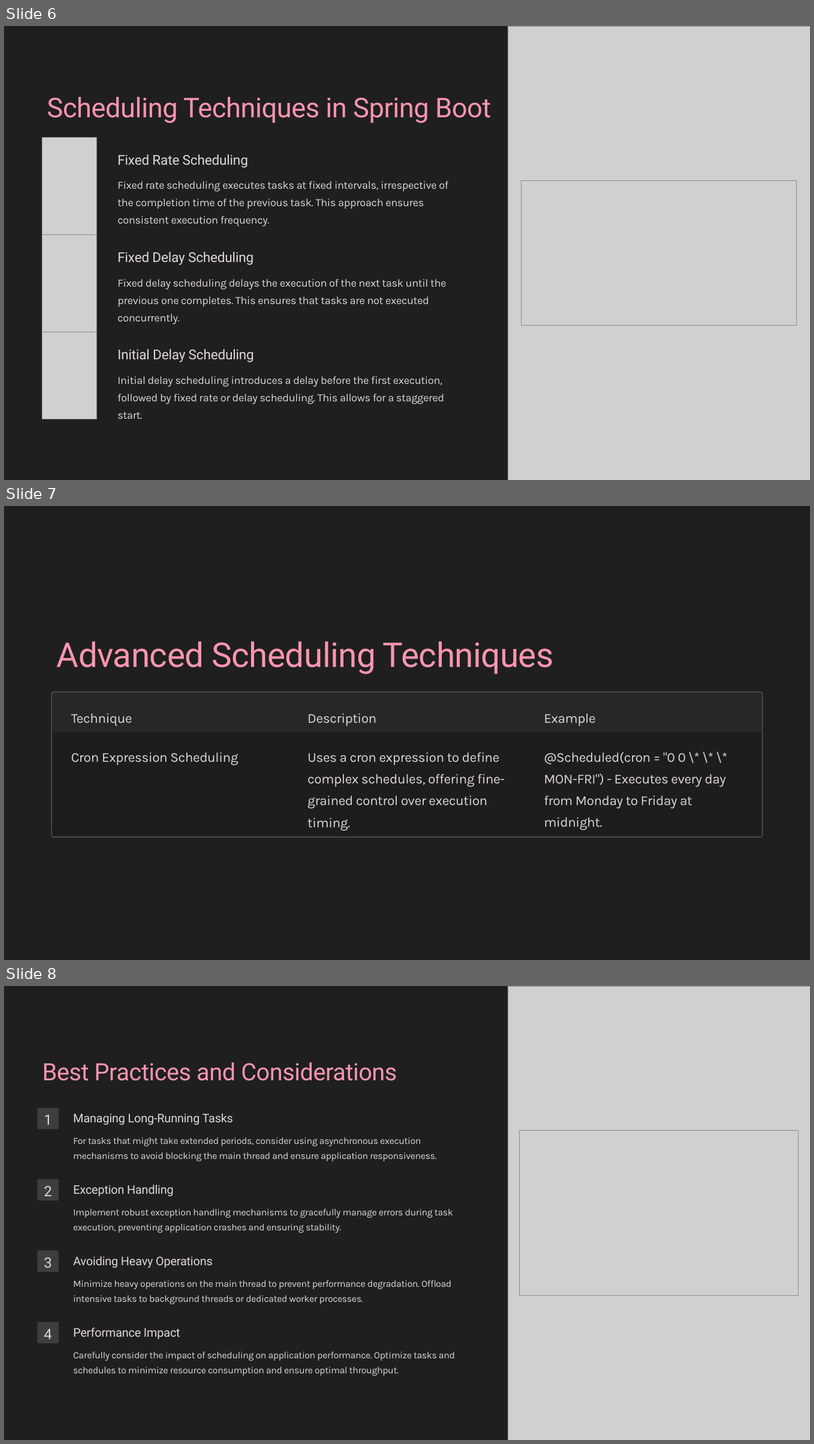
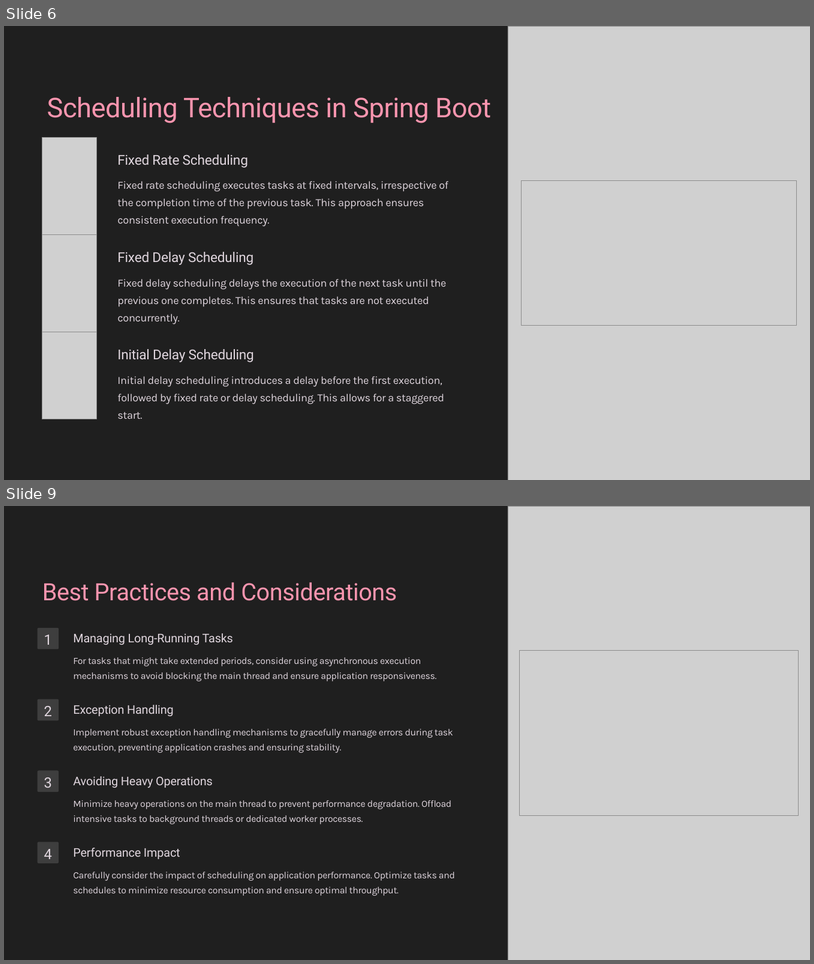
Before and after one commit to ajithms01/Spring-with-scheduler, a slide deck: Spring-Boot-Application-with-Schedulers (1).pptx. Shown one above the other, each under a label of ours: slides 6, 7 and 8 before the commit, slides 6 and 9 after it; the slides between them are not shown. The pictures are 814x1444 and 814x964 pixels, drawn with LibreOffice and Linux fonts; fonts in the diff are those of the drawing; grey boxes stand for pictures. Boxes give left, top, right and bottom in pixels: in the first picture for what was removed or moved away, otherwise in the second. Text is boxed around its words. In the diff, an @@ line names an element or a change of style, - is before the commit and + after.

Commit message:
+ 4 types of scheduling,updated ppt

```diff
--- a/Spring-Boot-Application-with-Schedulers (1).pptx
+++ b/Spring-Boot-Application-with-Schedulers (1).pptx
@@ slide 7 removed at (4,506,810,960), background #FFFFFF @@
@@ rectangle removed at (4,506,810,960) @@
@@ text removed at (57,641,554,674) @@
-Advanced Scheduling Techniques
@@ rounded rectangle removed at (51,692,762,837) @@
@@ rectangle removed at (53,693,762,731) @@
@@ text removed at (71,713,132,726) @@
-Technique
@@ text removed at (308,713,377,726) @@
-Description
@@ text removed at (544,713,596,726) @@
-Example
@@ rectangle removed at (53,732,762,836) @@
@@ text removed at (71,752,238,765) @@
-Cron Expression Scheduling
@@ text removed at (308,752,505,831) @@
-Uses a cron expression to define complex schedules, offering fine-grained control over execution timing.
@@ text removed at (544,752,726,808) @@
-@Scheduled(cron = "0 0 \* \* \* MON-FRI") - Executes every day from Monday to Friday at midnight.
@@ what was slide 8 is now slide 9 @@
```
Also in this commit, not shown: 1 slide changed, 2 slides added, 3 other files.
